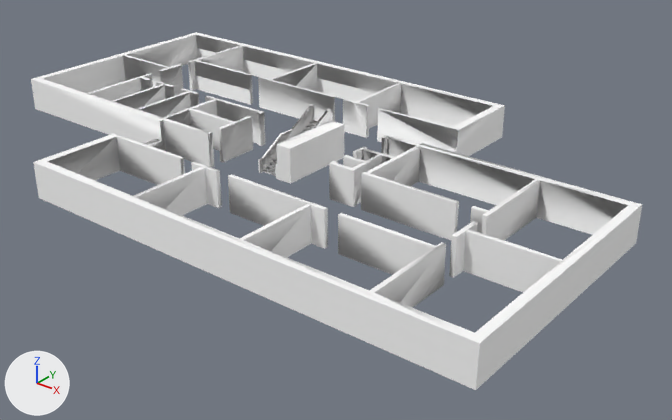
What one commit did to the COLLADA model src/environments/models/school_4_EMPTY.dae.
One viewpoint serves both versions: a 50 mm lens placed at (48.2, -47.6, 30.6), pointed at (4.9, 6.5, -3.0). The lights are fixed; the arrows at lower left show +X, +Y and +Z. Vertices at the same position are counted once.

Objects in the first picture: 'SketchUp'.
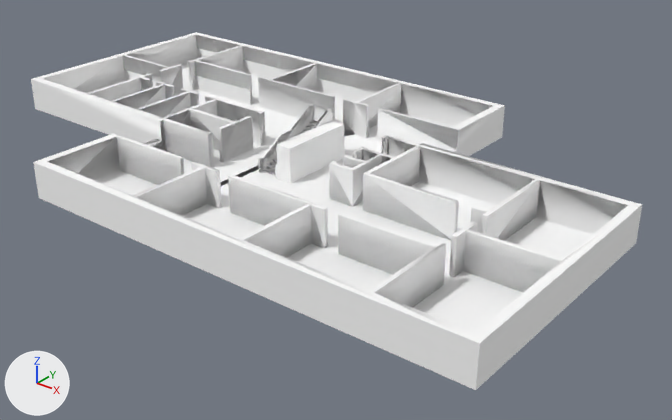
Pixel boxes (x1, y1, x2, y2) of what changed, in the pictures (672 x 420 px):
part 1 of me_sketchup, built on: before (329, 148, 456, 240); after (95, 64, 592, 333)

What changed in the scene script:
```text
Add mat_material_0:
    mat_material_0 = principled_material('material_0')
    mat_material_0.base_color = (0.371, 0.445, 0.497)  # grey #a4b2bb
    mat_material_0.roughness = 0.9
Change me_sketchup:
    used by ob_sketchup; location = (0.0, 0.0, 0.0)
    remove me_sketchup.from_pydata(...)  # 499 vertices, 1066 faces; spans x -28.0..28.5, y -11.0..22.6, z 0.0..4.0
    add me_sketchup.from_pydata(...)  # 491 vertices, 1243 faces; spans x -28.0..28.5, y -11.0..22.6, z 0.0..4.0
    me_sketchup part 1
    12 vertices are removed from x 9.4..10.3, y 2.9..3.2, z 0.0..3.0
    37 faces are deleted
    4 vertices are added at (9.4, 2.9, 3.0), (10.3, 2.9, 3.0), (10.3, 2.9, 0.0), (9.4, 2.9, 0.0)
    201 new faces join them, mat_material (white #ffffff)
    12 new faces join them, mat_0128_white (white #ffffff)
    1 new face joins them, mat_material_0 (grey #a4b2bb)
    add me_sketchup.materials.append(mat_material_0)  # grey #a4b2bb
```
